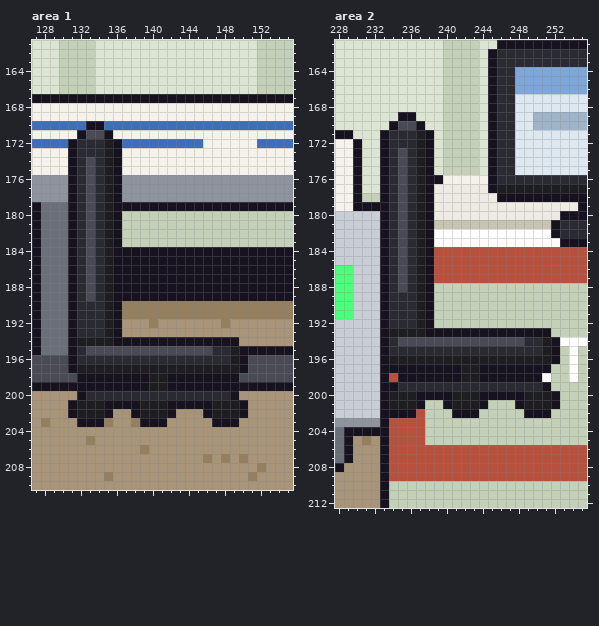
Edited in one commit: pixel-art file (office/site_arch_b.aseprite). The picture above was drawn from the file before the commit.
320x320 pixels, 1 frame. Colours within 5 levels of each other are drawn and written as one. Shown: area 1: x 127..155, y 161..210; area 2: x 228..255, y 161..212.
The result:
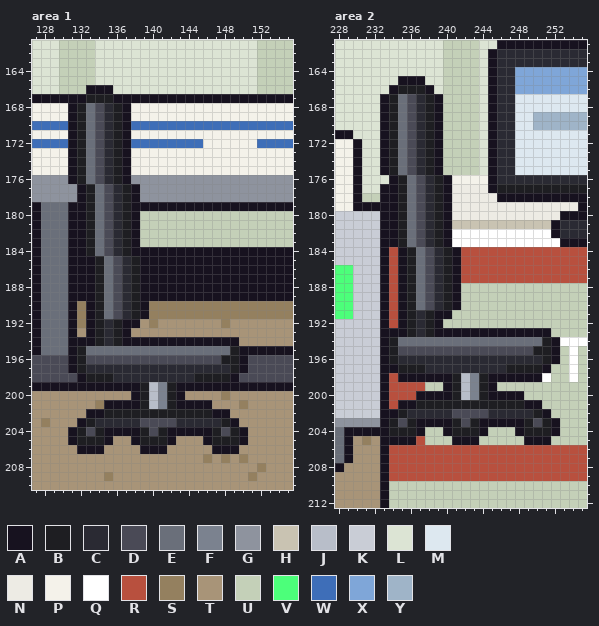
Palette (. is transparent): A #17121f  B #1e1e22  C #2a2a33  D #4a4a56  E #6a6f7a  F #7b828f  G #8e939e  H #c9c3b2  J #b8bec9  K #c9cdd6  L #dce4d4  M #dde8f0  N #edebe4  P #f4f2ea  Q #ffffff  R #b8503e  S #94805f  T #a89478  U #c4d0b8  V #4cff7a  W #3e6eb8  X #7fa6d8  Y #9fb4c8
What changed:
Area 1, layer "Chair1":
y 166: x 133..135 ULL -> AAA
y 167: x 133..135 AAA -> BBB
y 168..169: x 131..137 PPPPPPP -> ABEDCBA
y 170: x 131..137 WWAAWWW -> ABEDCBA
y 171: x 131..133 PAD -> ABE; x 135..137 APP -> CBA
y 172: x 132..137 CCCBAW -> BEDCBA
y 173: x 132..137 CCCBAP -> BEDCBA
y 174..175: x 132..137 CDCBAP -> BEDCBA
y 176: x 132..137 CDCBAG -> BEDCBA
y 177..178: x 131..138 ACDCBAGG -> GABEDCBA
y 179: x 132..137 CDCBAA -> ABEDCB
y 180..183: x 132..138 CDCBAUU -> ABEDCBA
y 184: x 132..137 CDCBAA -> ABEDCB
y 185..189: x 132..138 CDCBAAA -> AABEDCB
y 190..191: x 132..139 CCCBASSS -> SABEDCBA
y 192: x 132..138 CCCBATT -> SABCBAA
y 193: x 132..137 CCCBAT -> TABCBA
y 194: x 132..133 BB -> AA; x 135..136 BA -> CB
y 195: x 132..148 CDDDDDDDDDDDDDDCC -> BEEEEEEEEEEEEEEEE
y 196: x 132..148 CCCCCCCCCCCCCCCCC -> BDDDDDDDDDDDDDDDB
y 197: x 133..148 BBBBBBBBBBBBBBBB -> CCCCCCCCCCCCCCCC
y 198: x 133..148 AAAAAAABBAAAAAAA -> BBBCCCCCCCCCBBBB
y 199: x 139..142 ABBA -> BJFB
y 200: x 132..149 ACCCCCCCCCCCCCCCCA -> TTTTTTABJFBATTTTST
y 201: x 131..134 ABBB -> TTTS; x 140..142 BBA -> JFB; x 147..150 BBBA -> TTTS
y 202: x 131..138 ABBBATTA -> TTAABBBB; x 142..150 ATTTABBBA -> BBBBBAATT
y 203: x 133..148 AASTTSAAATTTTTAA -> BCCCCCDDDDCCCCCB
y 204: x 131..150 TTTTTTTTTTTTTTTTTTTT -> ABDBAAAABDBAAAAABDBA
y 205: x 131..135 TTSTT -> ABBBA; x 138..142 TTTTT -> ABBBA; x 146..150 TTTTT -> ABBBA
y 206: x 132..134 TTT -> AAA; x 139..141 STT -> AAA; x 147..149 TTT -> AAA
Area 2, layer "Chair2":
y 165: x 235..237 LLL -> AAA
y 166: x 234..238 LLLLL -> ABBBA
y 167..168: x 233..239 LLLLLLL -> ABEDCBA
y 169: x 233..239 LLAALLL -> ABEDCBA
y 170: x 233..235 LAD -> ABE; x 237..239 ALL -> CBA
y 171..172: x 234..239 CCCBAL -> BEDCBA
y 173..175: x 234..239 CDCBAL -> BEDCBA
y 176: x 233..240 ACDCBAAP -> LABEDCBA
y 177..180: x 234..240 CDCBANN -> ABEDCBA
y 181: x 234..240 CDCBAHH -> ABEDCBA
y 182..183: x 234..240 CDCBAQQ -> ABEDCBA
y 184..187: x 234..241 CDCBARRR -> RABEDCBA
y 188: x 234..241 CDCBAUUU -> RABEDCBA
y 189..190: x 234..241 CCCBAUUU -> RABEDCBA
y 191: x 234..240 CCCBAUU -> RABCBAA
y 192: x 234..239 CCCBAU -> RABCBA
y 193: x 234..235 BB -> AA; x 237..238 BA -> CB
y 194: x 234..250 CDDDDDDDDDDDDDDCC -> BEEEEEEEEEEEEEEEE
y 195: x 234..250 CCCCCCCCCCCCCCCCC -> BDDDDDDDDDDDDDDDB
y 196: x 235..250 BBBBBBBBBBBBBBBB -> CCCCCCCCCCCCCCCC
y 197: x 235..250 AAAAAAABBAAAAAAA -> BBBCCCCCCCCCBBBB
y 198: x 241..244 ABBA -> BJFB
y 199: x 234..251 ACCCCCCCCCCCCCCCCA -> RRRRUUABJFBAUUUUUU
y 200: x 234..236 BBB -> RRR; x 242..244 BBA -> JFB; x 249..252 BBBA -> UUUU
y 201: x 234..240 BBBAUUA -> RAABBBB; x 244..252 AUUUABBBA -> BBBBBAAUU
y 202: x 235..250 AARUUUAAAUUUUUAA -> BCCCCCDDDDCCCCCB
y 203: x 234..252 RRRRUUUUUUUUUUUUUUU -> BDBAAAABDBAAAAABDBA
y 204: x 234..237 RRRR -> BBBA; x 240..244 UUUUU -> ABBBA; x 248..252 UUUUU -> ABBBA
y 205: x 234..236 RRR -> AAA; x 241..243 UUU -> AAA; x 249..251 UUU -> AAA
Boxes around the changes in both pictures, in picture pixels (x1, y1, x2, y2):
changed: (68, 85, 248, 454)
changed: (380, 76, 560, 445)
